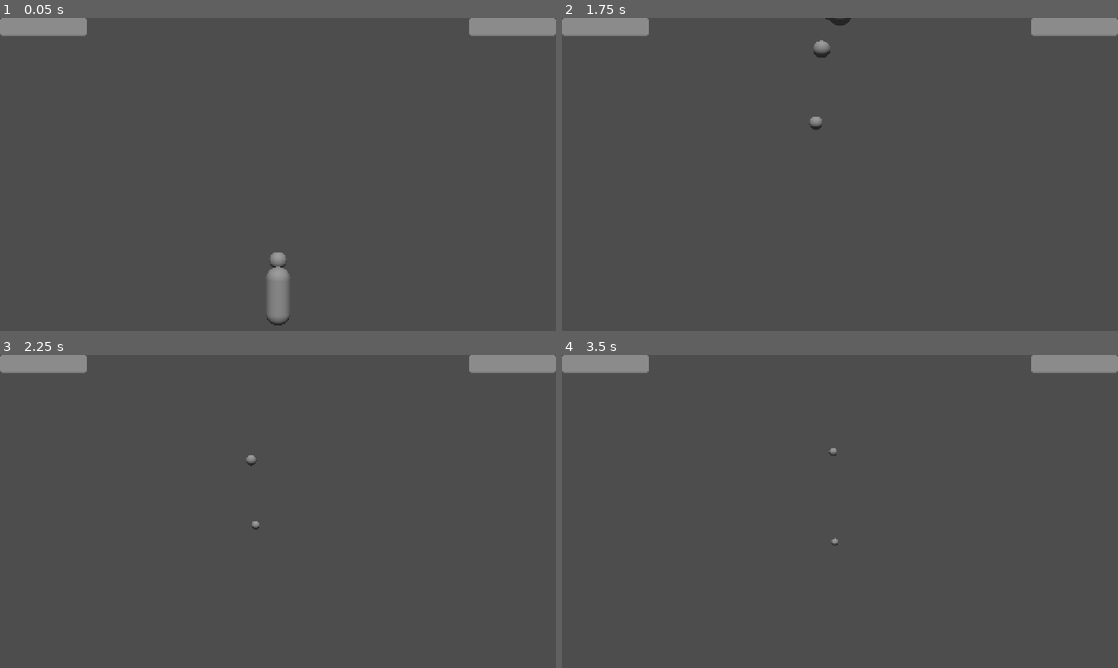
Above: before the commit, frames 1-4 (two rows, left to right).
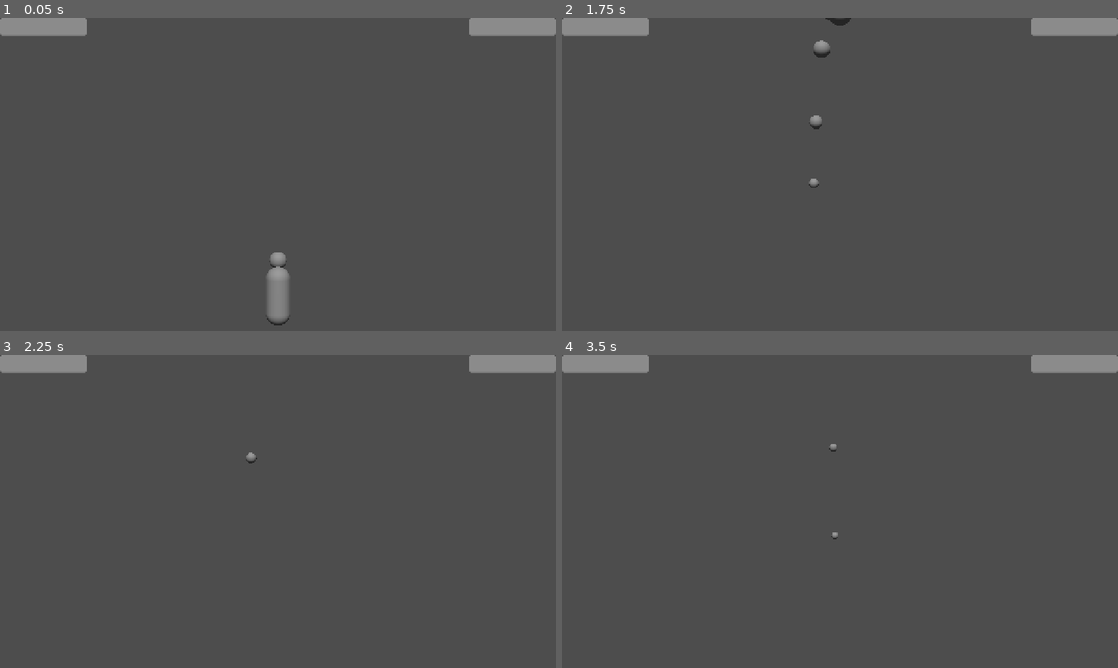
Above: after the commit, the same moments.

Repository: thomaskareka/csce552-3d
Game: Godot game, scene res://scenes/Gameplay.tscn
Two runs of this game, one before a commit and one after it. Both use one fixed random seed, a clock stepped at 60 frames per second and the inputs below.
Inputs (mouse positions are in pixels of both pictures, inside the frame that each line leads up to):
- Up to frame 1 (0.05 s): no input
- Up to frame 2 (1.75 s): tap Enter at 0.5 s; move the mouse to (867, 174) at 0.52 s; press the mouse at (867, 174) at 0.53 s; hold W (move_up) from 0.53 s (still down); move the mouse to (812, 174) at 1.27 s; release the mouse at (812, 174) at 1.28 s; right-click (812, 174) at 1.35 s
- Up to frame 3 (2.25 s): keep holding W (move_up); move the mouse to (289, 505) at 2.02 s; press the mouse at (289, 505) at 2.03 s
- Up to frame 4 (3.5 s): keep holding W (move_up); move the mouse to (834, 517) at 2.77 s; release the mouse at (834, 517) at 2.78 s; right-click (834, 517) at 2.85 s

Frame 1 is identical in both runs. In frame 2, less than 0.1% of the frame differs, in the area x 44-47%, y 31-55%; in frame 3, less than 0.1%; in frame 4, less than 0.1%, in the area x 48-50%, y 28-61%.

Commit message:
add state machine

Diff:
--- /dev/null
+++ b/components/ai/EnemyAI.tscn
@@ -0,0 +1,6 @@
+[gd_scene load_steps=2 format=3 uid="uid://725b4yl0budb"]
+
+[ext_resource type="Script" uid="uid://c2xvttwyhvc6h" path="res://components/ai/enemy_ai.gd" id="1_w5qcd"]
+
+[node name="EnemyAI" type="Node"]
+script = ExtResource("1_w5qcd")
--- /dev/null
+++ b/components/ai/StateMachine.tscn
@@ -0,0 +1,6 @@
+[gd_scene load_steps=2 format=3 uid="uid://f7uiqvdwatqk"]
+
+[ext_resource type="Script" uid="uid://cpmq6h7d8cr0h" path="res://components/ai/state_machine.gd" id="1_8c8hg"]
+
+[node name="StateMachine" type="Node3D"]
+script = ExtResource("1_8c8hg")
--- /dev/null
+++ b/components/ai/enemy_ai.gd
@@ -0,0 +1,16 @@
+extends Node3D
+class_name EnemyAI
+
+@onready var state_machine : StateMachine = $StateMachine
+
+func _ready() -> void:
+	var timer := Timer.new()
+	timer.wait_time = 1.0
+	timer.one_shot = true
+	add_child(timer)
+	timer.start()
+	await timer.timeout
+	state_machine.change_to_start()
+
+func _physics_process(delta: float) -> void:
+	state_machine.tick(delta)
--- /dev/null
+++ b/components/ai/state.gd
@@ -0,0 +1,21 @@
+extends Node
+class_name State
+
+signal request_transition(target_state_name: String, params: Dictionary)
+
+var entity: Node = null
+var state_magine: Node = null
+
+func enter(_entity: Node, _machine: Node, params: Dictionary = {}) -> void:
+	entity = _entity
+	state_magine = _machine
+	set_physics_process(true)
+
+func exit() -> void:
+	set_physics_process(false)
+
+func tick(delta: float) -> void:
+	pass
+
+func request_transition_to(_name: String, params: Dictionary = {}) -> void:
+	request_transition.emit(_name, params)
--- /dev/null
+++ b/components/ai/state_machine.gd
@@ -0,0 +1,51 @@
+extends Node3D
+class_name StateMachine
+
+@export var start_state: String = ""
+@export var state_scenes: Dictionary[String, PackedScene] = {}
+
+var current_state: State = null
+var current_state_name: String = ""
+
+func change_to_start() -> void:
+	if start_state != "":
+		change_state(start_state)
+
+func change_state(_name: String, params: Dictionary = {}) -> void:
+	if current_state_name == name:
+		return
+
+	if current_state:
+		current_state.exit()
+		current_state.queue_free()
+		current_state = null
+		current_state_name = ""
+
+	if not state_scenes.has(_name):
+		push_error("unknown state '%s'" % _name)
+		return
+
+	var scene = state_scenes.get(_name)
+	if not scene:
+		push_error("scene for '%s' is null" % _name)
+		return
+
+	var state_scene := scene.instantiate() as State
+	add_child(state_scene)
+
+	state_scene.request_transition.connect(_on_state_transition_request)
+	current_state = state_scene
+	current_state_name = _name
+	call_deferred("enter_state", params)
+
+func tick(delta) -> void:
+	if current_state:
+		current_state.tick(delta)
+
+func enter_state(params: Dictionary = {}) -> void:
+	if current_state:
+		print("entering state ", current_state_name)
+		current_state.enter(get_parent(), self, params)
+
+func _on_state_transition_request(target_name: String, params: Dictionary = {}) -> void:
+	change_state(target_name, params)
--- /dev/null
+++ b/components/ai/states/idle/IdleState.tscn
@@ -0,0 +1,16 @@
+[gd_scene load_steps=2 format=3 uid="uid://c43nsn81hxn6c"]
+
+[sub_resource type="GDScript" id="GDScript_rals6"]
+script/source = "extends State
+
+@export var timer := 2.0
+@export var test: String = \"\"
+
+func tick(delta: float) -> void:
+	if timer < 0:
+		request_transition_to(test)
+"
+
+[node name="IdleState" type="Node3D"]
+script = SubResource("GDScript_rals6")
+test = "b"
--- /dev/null
+++ b/components/ai/states/idle/IdleState2.tscn
@@ -0,0 +1,16 @@
+[gd_scene load_steps=2 format=3 uid="uid://1samddi45bot"]
+
+[sub_resource type="GDScript" id="GDScript_rals6"]
+script/source = "extends State
+
+@export var timer := 2.0
+@export var test: String = \"\"
+
+func tick(delta: float) -> void:
+	if timer < 0:
+		request_transition_to(test)
+"
+
+[node name="IdleState" type="Node3D"]
+script = SubResource("GDScript_rals6")
+test = "a"
--- a/components/projectiles/ProjectileManager.gd
+++ b/components/projectiles/ProjectileManager.gd
@@ -16,7 +16,7 @@
 		p.movement_data.tick(delta)
 
 func _ready() -> void:
-	for i in POOL_SIZE:
+	for i in range(POOL_SIZE):
 		projectile_pool.append(_create_projectile())
 	if not use_process:
 		self.process_mode = Node.PROCESS_MODE_DISABLED
--- a/objects/Boss01.tscn
+++ b/objects/Boss01.tscn
@@ -1,3 +1,20 @@
-[gd_scene format=3 uid="uid://bij33rgmt2n2h"]
+[gd_scene load_steps=5 format=3 uid="uid://bij33rgmt2n2h"]
+
+[ext_resource type="Script" uid="uid://bidq4ivueg7bv" path="res://components/colliders/entity_collider.gd" id="1_8qard"]
+[ext_resource type="Script" uid="uid://c2xvttwyhvc6h" path="res://components/ai/enemy_ai.gd" id="1_girlp"]
+[ext_resource type="PackedScene" uid="uid://f7uiqvdwatqk" path="res://components/ai/StateMachine.tscn" id="2_l3ovt"]
+
+[sub_resource type="SphereShape3D" id="SphereShape3D_l3ovt"]
+radius = 3.0
 
 [node name="Boss01" type="Node3D" groups=["Boss"]]
+script = ExtResource("1_girlp")
+
+[node name="EntityCollider" type="Area3D" parent="."]
+script = ExtResource("1_8qard")
+
+[node name="CollisionShape3D" type="CollisionShape3D" parent="EntityCollider"]
+shape = SubResource("SphereShape3D_l3ovt")
+debug_color = Color(0.99668854, 0, 0.19077486, 0.41960785)
+
+[node name="StateMachine" parent="." instance=ExtResource("2_l3ovt")]
--- a/scenes/Gameplay.tscn
+++ b/scenes/Gameplay.tscn
@@ -6,10 +6,7 @@
 [ext_resource type="PackedScene" uid="uid://bdpifgyevjjc5" path="res://objects/Player.tscn" id="3_jfxgp"]
 [ext_resource type="Script" uid="uid://dbw7pnpc5lwuj" path="res://components/gameplay/gameplay_gui_manager.gd" id="5_jfxgp"]
 [ext_resource type="PackedScene" uid="uid://clyer6k1tm78d" path="res://components/gameplay/EntityTracker.tscn" id="6_4rwr5"]
-[ext_resource type="Script" uid="uid://bidq4ivueg7bv" path="res://components/colliders/entity_collider.gd" id="6_gnmmn"]
-
-[sub_resource type="SphereShape3D" id="SphereShape3D_4rwr5"]
-radius = 3.0
+[ext_resource type="PackedScene" uid="uid://bij33rgmt2n2h" path="res://objects/Boss01.tscn" id="7_4rwr5"]
 
 [node name="Gameplay" type="Node3D"]
 script = ExtResource("1_a8mty")
@@ -56,12 +53,5 @@
 
 [node name="EntityTracker" parent="." instance=ExtResource("6_4rwr5")]
 
-[node name="TemporaryBoss" type="Node3D" parent="." groups=["Boss"]]
-transform = Transform3D(1, 0, 0, 0, 1, 0, 0, 0, 1, 0, 0, 19.289902)
-
-[node name="EntityCollider" type="Area3D" parent="TemporaryBoss"]
-script = ExtResource("6_gnmmn")
-
-[node name="CollisionShape3D" type="CollisionShape3D" parent="TemporaryBoss/EntityCollider"]
-shape = SubResource("SphereShape3D_4rwr5")
-debug_color = Color(0.99668854, 0, 0.19077486, 0.41960785)
+[node name="Boss01" parent="." instance=ExtResource("7_4rwr5")]
+transform = Transform3D(1, 0, 0, 0, 1, 0, 0, 0, 1, 0, 0, 20.517256)
Not shown, added: components/ai/enemy_ai.gd.uid
Not shown, added: components/ai/state.gd.uid
Not shown, added: components/ai/state_machine.gd.uid
Not shown: 1 places in scenes/Gameplay.tscn that only renumber resources
